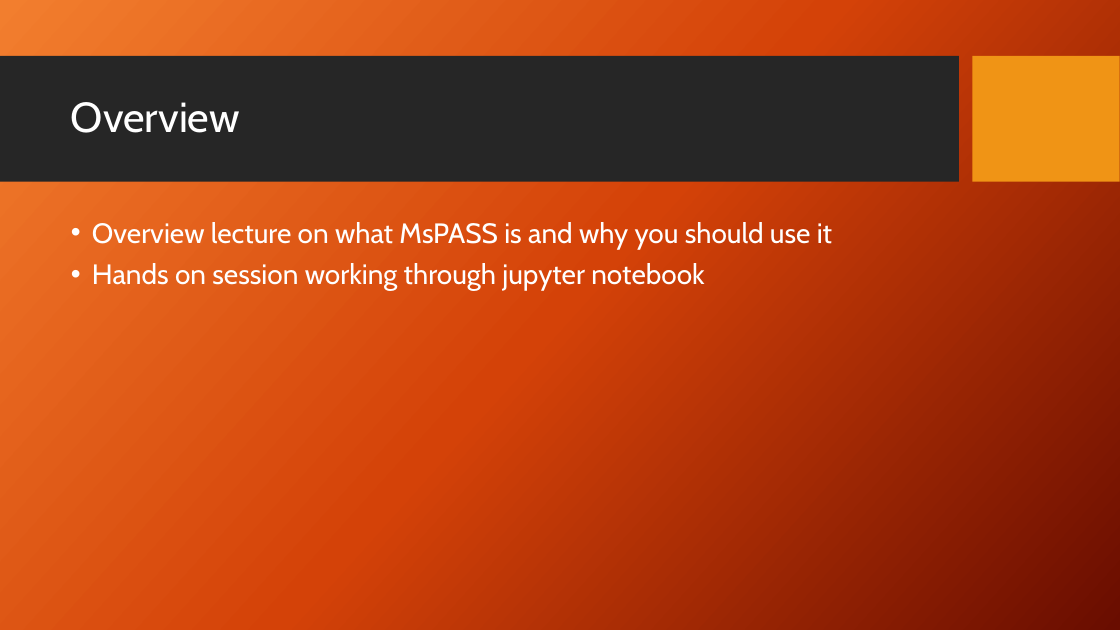
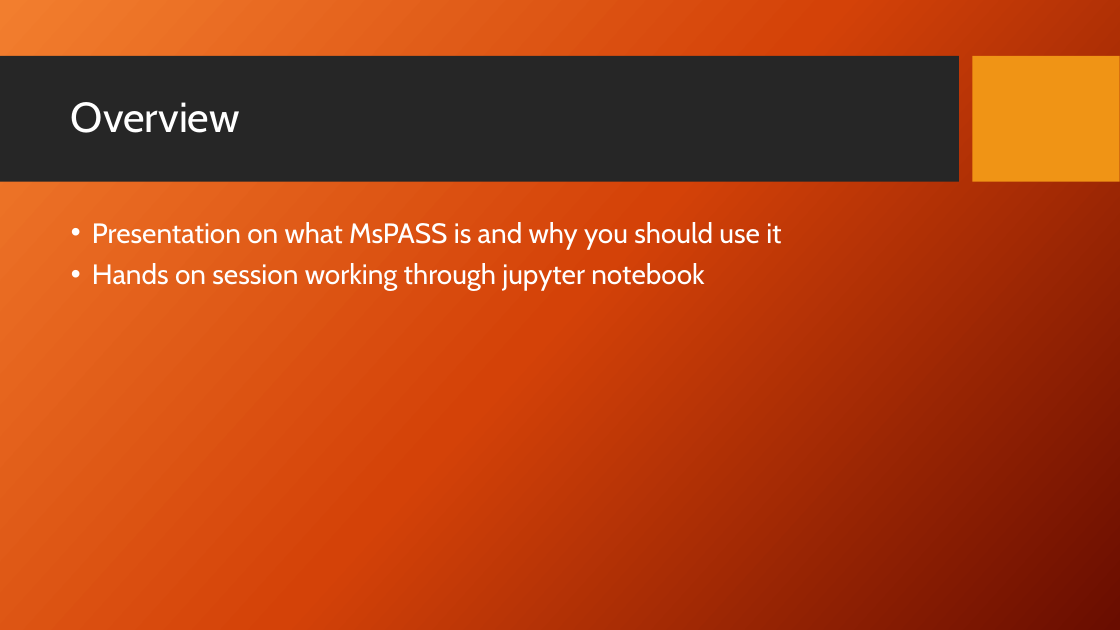
Before and after one commit to mspass-team/mspass_tutorial, a slide deck: slide 2 of SCOPED_2024/MsPASS_Overview.pptx. Drawn at 1120x630 pixels with LibreOffice and Linux fonts; fonts in the diff are those of the drawing; background and template pictures are left out. Boxes give left, top, right and bottom in pixels: in the first picture for what was removed or moved away, otherwise in the second. Text is boxed around its words. In the diff, an @@ line names an element or a change of style, - is before the commit and + after.

```diff
--- a/SCOPED_2024/MsPASS_Overview.pptx
+++ b/SCOPED_2024/MsPASS_Overview.pptx
@@ text at (x1=92, y1=222, x2=781, y2=249): text changed @@
-• Overview lecture on what MsPASS is and why you should use it
+• Presentation on what MsPASS is and why you should use it
```
Also in this commit, not shown: 7 other slides changed, 1 slide removed, 2 other files.
